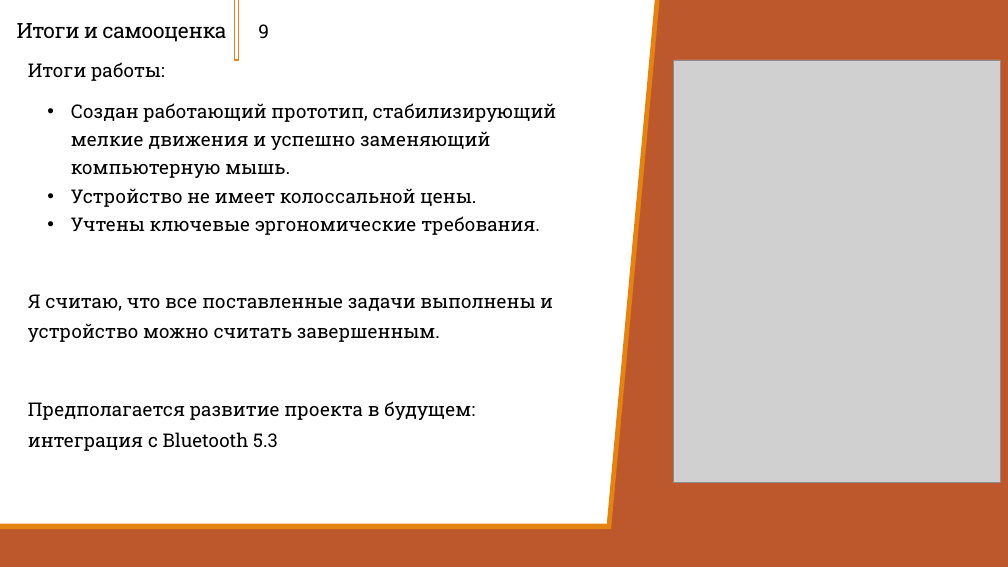
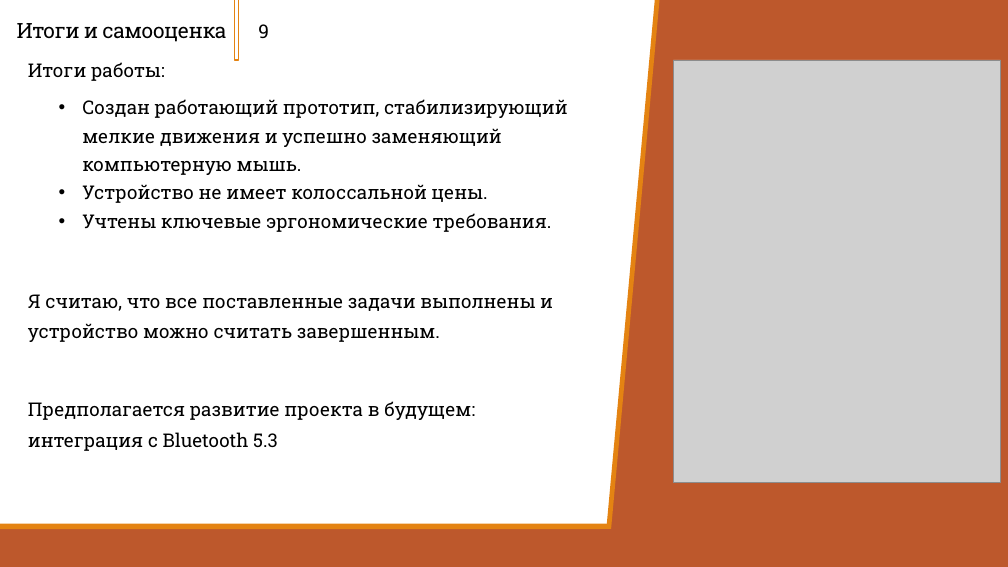
Before and after one commit to Zerocummer/Mmm-Yummers, a slide deck: slide 9 of Мышка для людей с ОВЗ/Документы/Презентация о манипуляторе.pptx. Drawn at 1008x567 pixels with LibreOffice and Linux fonts; fonts in the diff are those of the drawing; grey boxes stand for pictures. Boxes give left, top, right and bottom in pixels: in the first picture for what was removed or moved away, otherwise in the second. Text is boxed around its words. In the diff, an @@ line names an element or a change of style, - is before the commit and + after.

```diff
--- a/Мышка для людей с ОВЗ/Документы/Презентация о манипуляторе.pptx
+++ b/Мышка для людей с ОВЗ/Документы/Презентация о манипуляторе.pptx
@@ text "Создан работающий прототип, стабилизирующий мелкие ...": place and size @@
-text "Создан работающий прототип, стабилизирующий мелкие ..." at box(71, 103, 557, 235)
+text "Создан работающий прототип, стабилизирующий мелкие ..." at box(82, 99, 568, 232)
```
Also in this commit, not shown: 7 other slides changed, 1 slide added, 1 slide removed, 1 other file.
